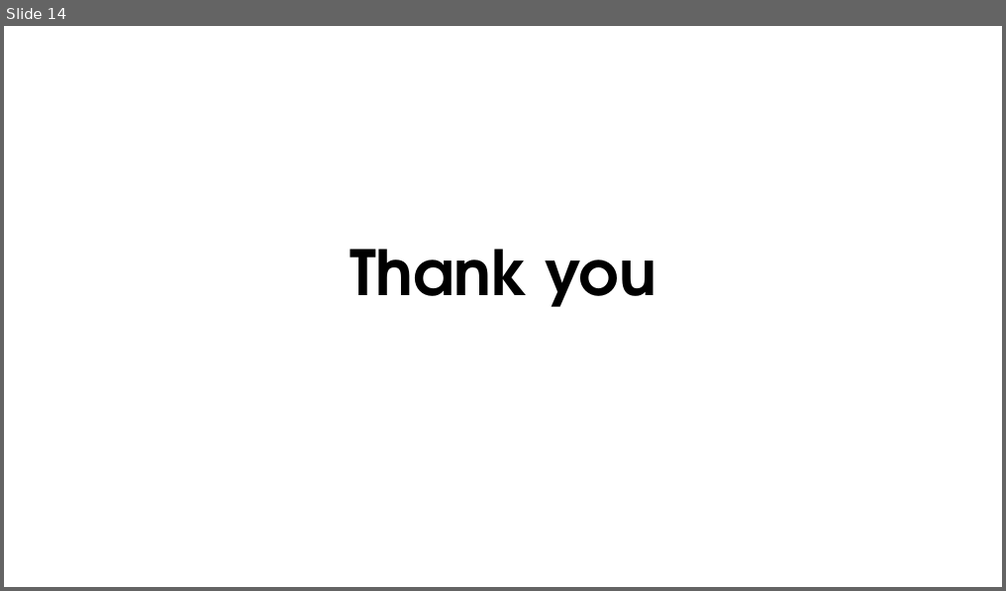
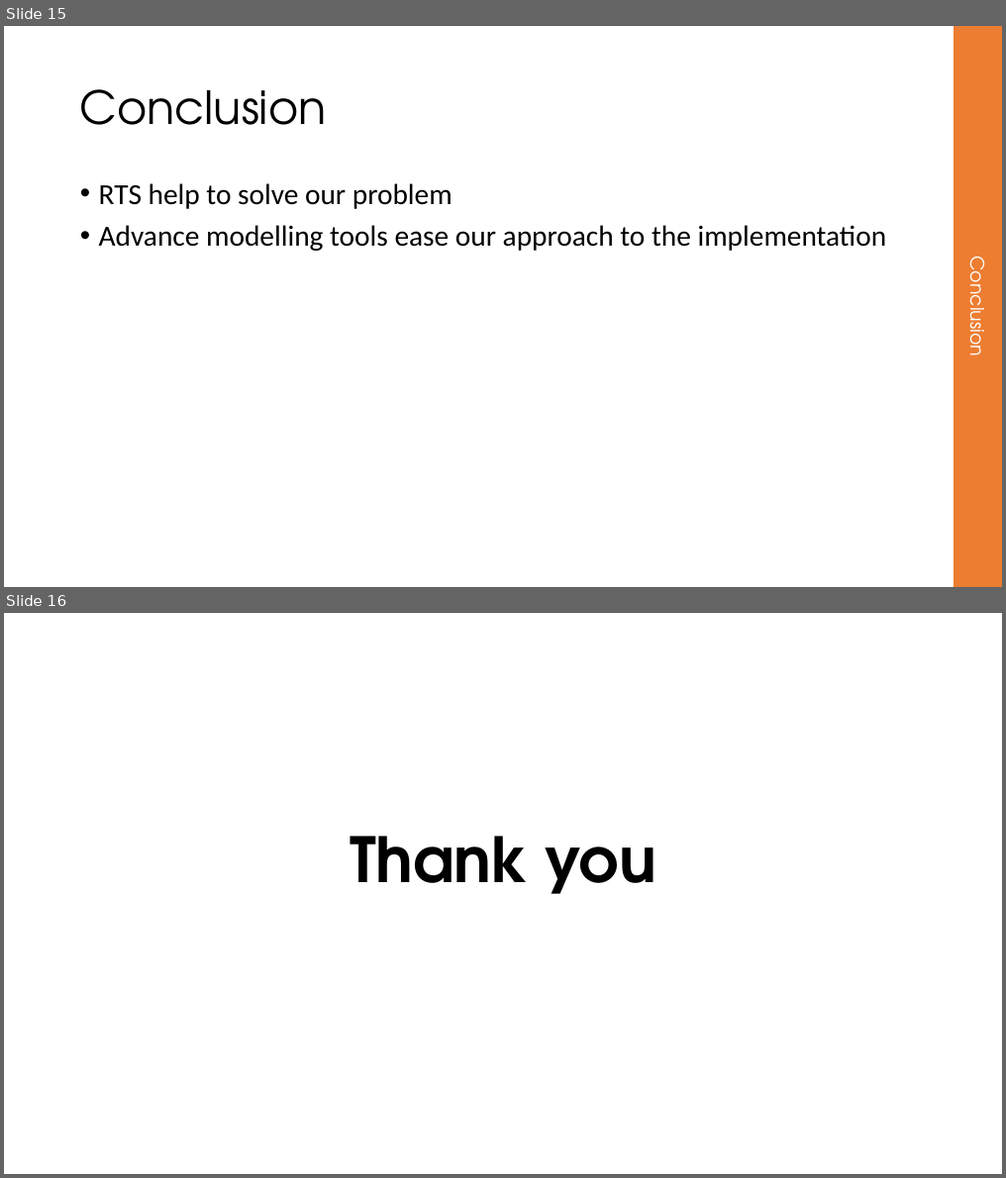
Before and after one commit to Embineer/Embineer, a slide deck: Hoffenheim/Autonomous traffic system presentation.pptx. Shown one above the other, each under a label of ours: slide 14 before the commit, slides 15 and 16 after it. The pictures are 1006x591 and 1006x1178 pixels, drawn with LibreOffice and Linux fonts; fonts in the diff are those of the drawing. Boxes give left, top, right and bottom in pixels: in the first picture for what was removed or moved away, otherwise in the second. Text is boxed around its words. In the diff, an @@ line names an element or a change of style, - is before the commit and + after.

```diff
--- a/Hoffenheim/Autonomous traffic system presentation.pptx
+++ b/Hoffenheim/Autonomous traffic system presentation.pptx
@@ slide 15 added at (4, 26, 1002, 587), background #FFFFFF @@
@@ rectangle added at (953, 26, 1002, 587), fill #ED7D31, 18 pt, text #FFFFFF @@
+Conclusion
@@ title added at (80, 89, 327, 125), 44 pt, text #000000 @@
+Conclusion
@@ text added at (99, 183, 887, 251), 28 pt, text #000000 @@
+• RTS help to solve our problem
+• Advance modelling tools ease our approach to the implementation
@@ what was slide 14 is now slide 16 @@
```
Also in this commit, not shown: 12 slides changed, 1 other slide added, 1 other file.
